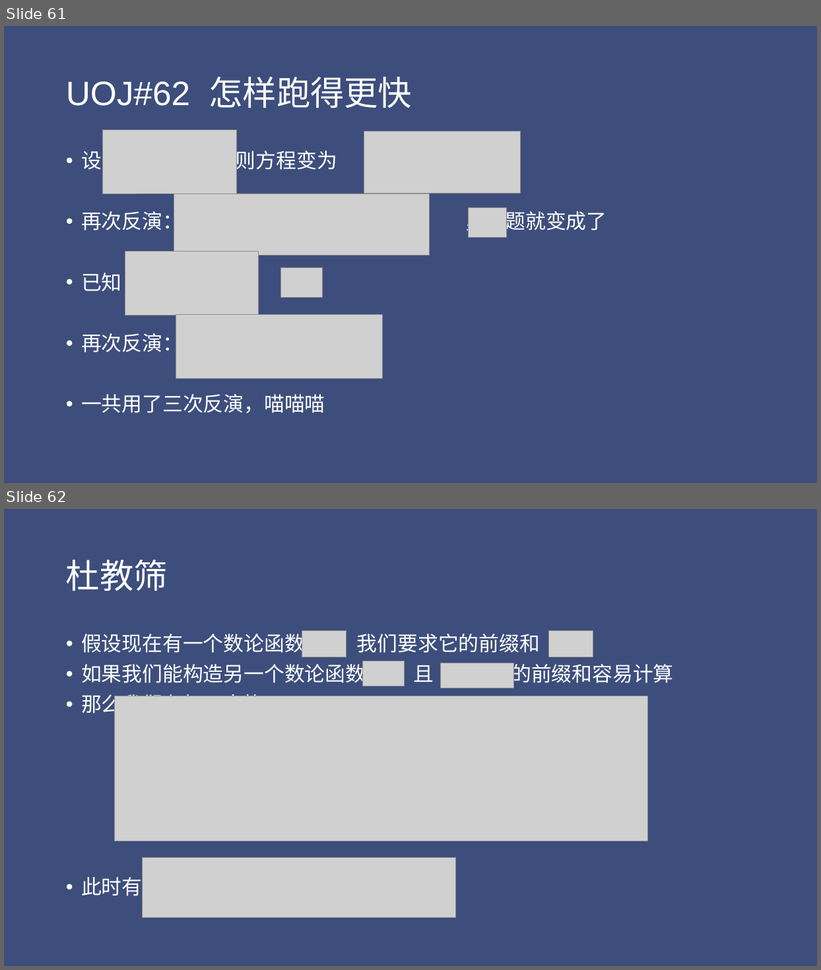
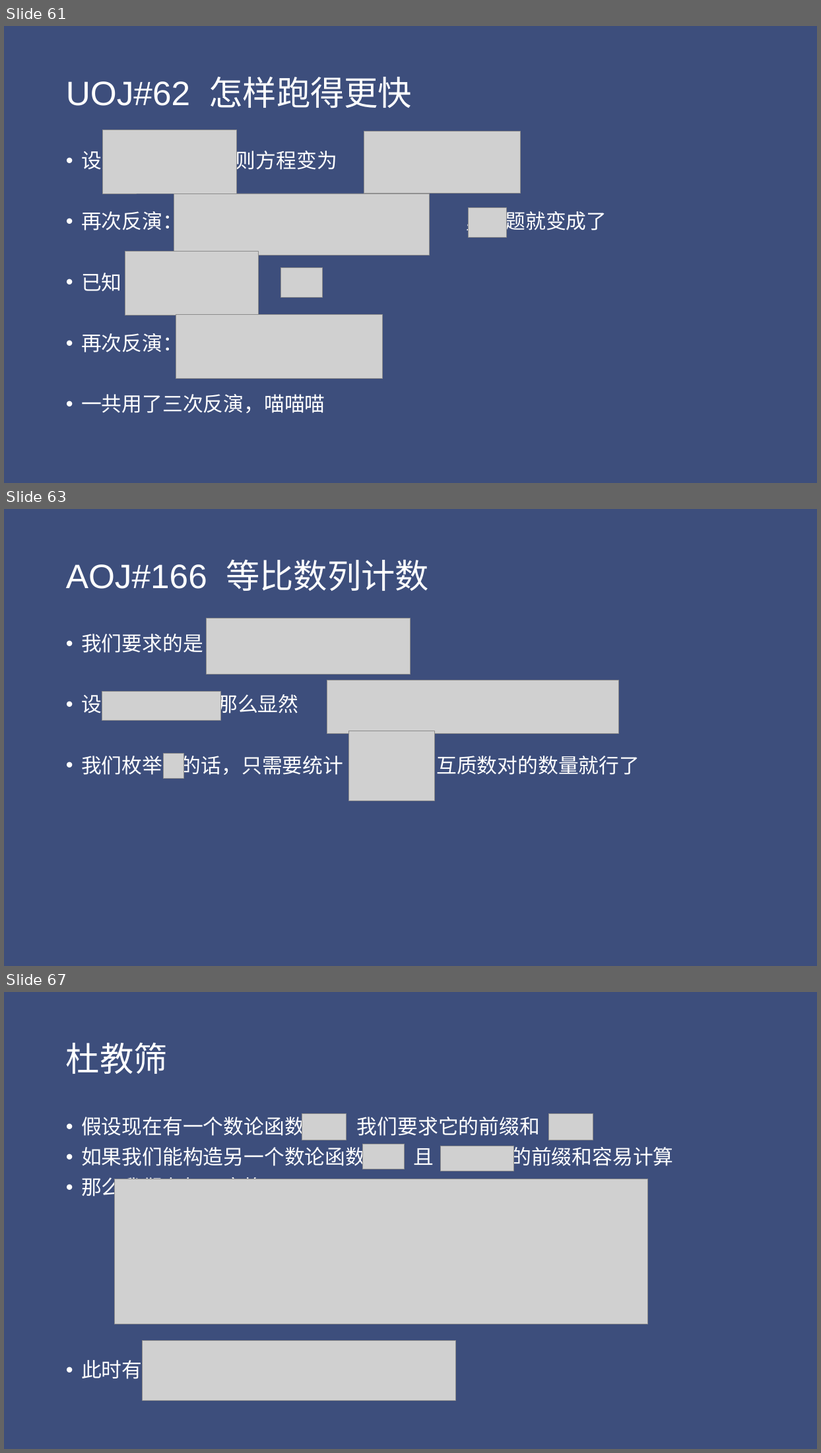
Before and after one commit to Chty-syq/OIblog, a slide deck: file/数论函数篇.pptx. Shown one above the other, each under a label of ours: slides 61 and 62 before the commit, slides 61, 63 and 67 after it; the slides between them are not shown. The pictures are 821x970 and 821x1453 pixels, drawn with LibreOffice and Linux fonts; fonts in the diff are those of the drawing; grey boxes stand for pictures. Boxes give left, top, right and bottom in pixels: in the first picture for what was removed or moved away, otherwise in the second. Text is boxed around its words. In the diff, an @@ line names an element or a change of style, - is before the commit and + after.

```diff
--- a/file/数论函数篇.pptx
+++ b/file/数论函数篇.pptx
@@ slide 63 added at [4, 509, 817, 966], background #3E4E7C @@
@@ title added at [66, 560, 429, 591], 40 pt, text #FFFFFF @@
+AOJ#166 等比数列计数
@@ picture added at [207, 618, 411, 674] @@
@@ text added at [81, 634, 640, 778], 24 pt, text #FFFFFF @@
+• 我们要求的是
+• 设 ，那么显然
+• 我们枚举 的话，只需要统计 内互质数对的数量就行了
@@ picture added at [327, 681, 619, 734] @@
@@ picture added at [102, 691, 221, 721] @@
@@ picture added at [349, 731, 435, 801] @@
@@ picture added at [164, 754, 184, 779] @@
@@ what was slide 62 is now slide 67 @@
```
Also in this commit, not shown: 4 slides changed, 4 other slides added, 3 other files.
